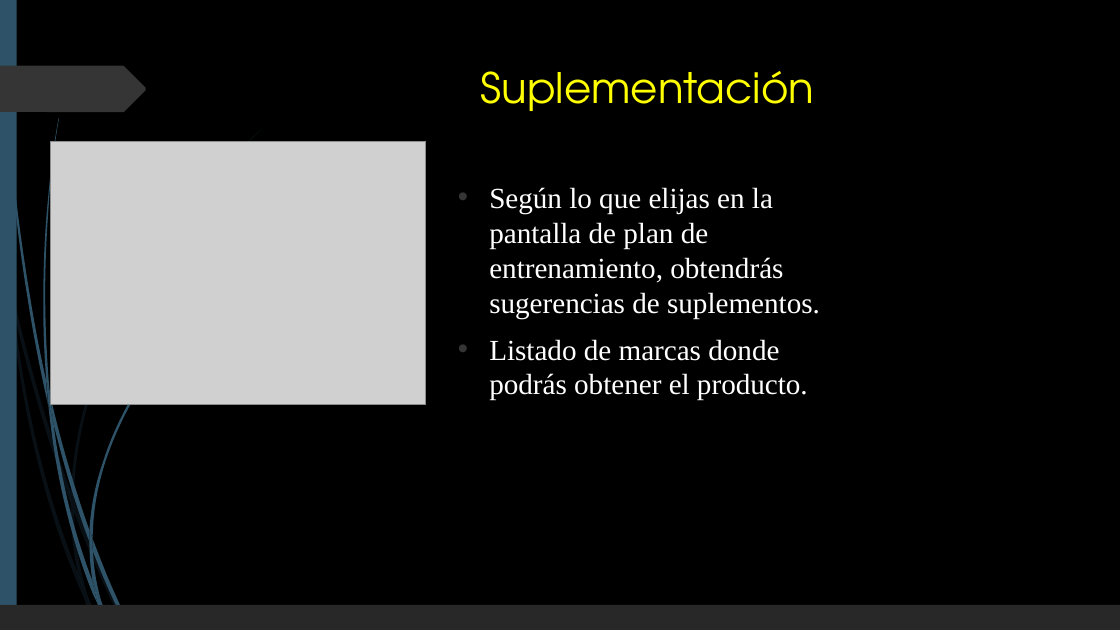
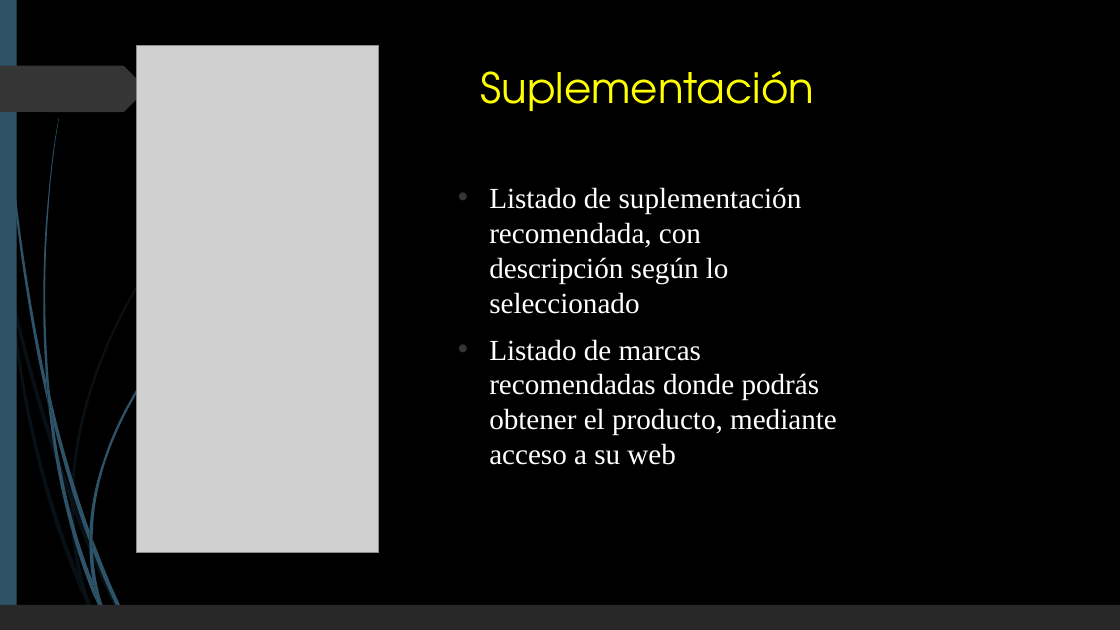
Before and after one commit to JavierRamiro8/Temple-Body, a slide deck: slide 9 of Documentacion/TEMPLE BODY.pptx. Drawn at 1120x630 pixels with LibreOffice and Linux fonts; fonts in the diff are those of the drawing; grey boxes stand for pictures. Boxes give left, top, right and bottom in pixels: in the first picture for what was removed or moved away, otherwise in the second. Text is boxed around its words. In the diff, an @@ line names an element or a change of style, - is before the commit and + after.

Commit message:
powerpoint

```diff
--- a/Documentacion/TEMPLE BODY.pptx
+++ b/Documentacion/TEMPLE BODY.pptx
@@ picture added at (136,45,379,553) @@
@@ picture removed at (50,141,426,404) @@
@@ text at (489,187,837,465): text changed @@
-• Según lo que elijas en la pantalla de plan de entrenamiento, obtendrás sugerencias de suplementos.
-• Listado de marcas donde podrás obtener el producto.
+• Listado de suplementación recomendada, con descripción según lo seleccionado
+• Listado de marcas recomendadas donde podrás obtener el producto, mediante acceso a su web
```
Also in this commit, not shown: 4 other slides changed, 5 slides added, 5 slides removed, 1 other file.
